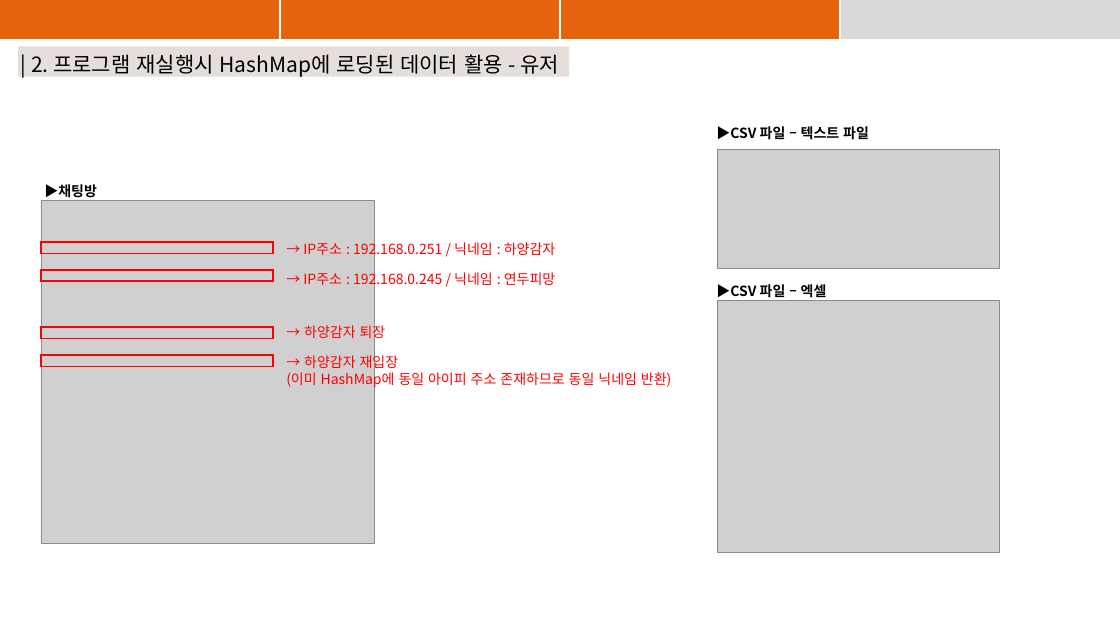
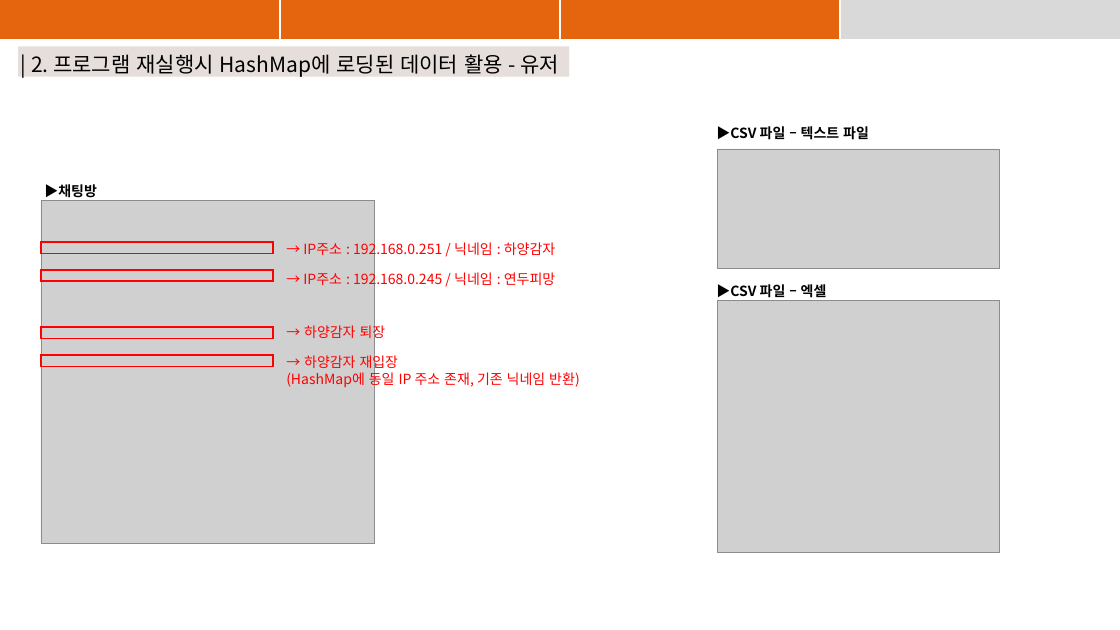
Before and after one commit to suyons/strangechat, a slide deck: slide 47 of StrangeChat_PPT.pptx (slide 60 before the commit). Drawn at 1120x630 pixels with LibreOffice and Linux fonts; fonts in the diff are those of the drawing; grey boxes stand for pictures. Boxes give left, top, right and bottom in pixels: in the first picture for what was removed or moved away, otherwise in the second. Text is boxed around its words. In the diff, an @@ line names an element or a change of style, - is before the commit and + after.

Commit message:
발표자료에서 지은 - 수진 부분 순서 변경

```diff
--- a/StrangeChat_PPT.pptx
+++ b/StrangeChat_PPT.pptx
@@ text at <box>286,370,580,388</box>: text changed @@
-(이미 HashMap에 동일 아이피 주소 존재하므로 동일 닉네임 반환)
+(HashMap에 동일 IP 주소 존재, 기존 닉네임 반환)
```
